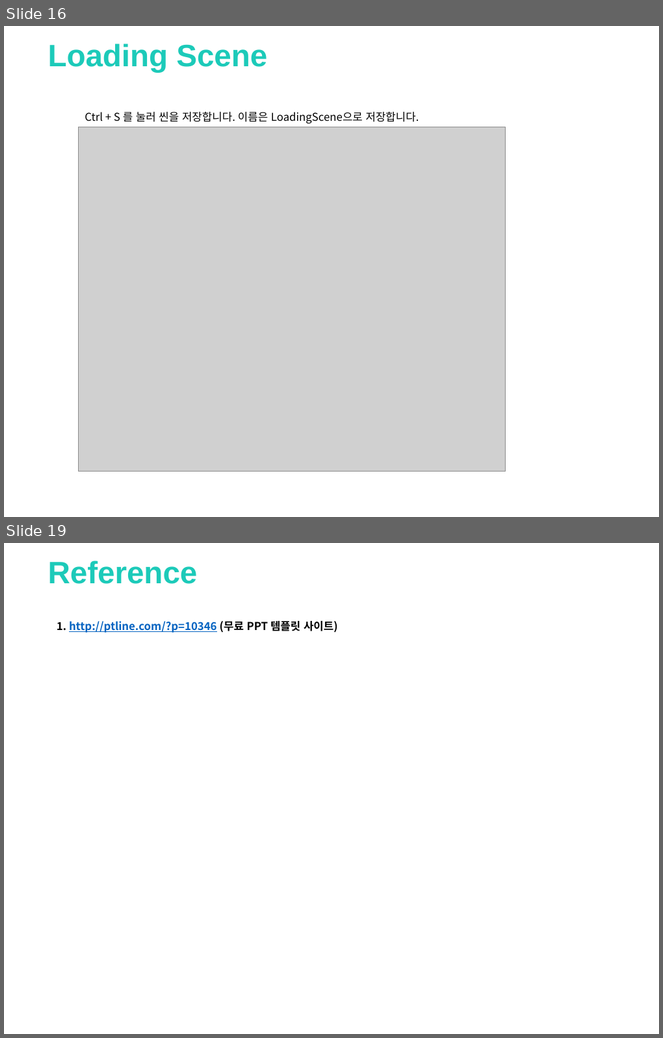
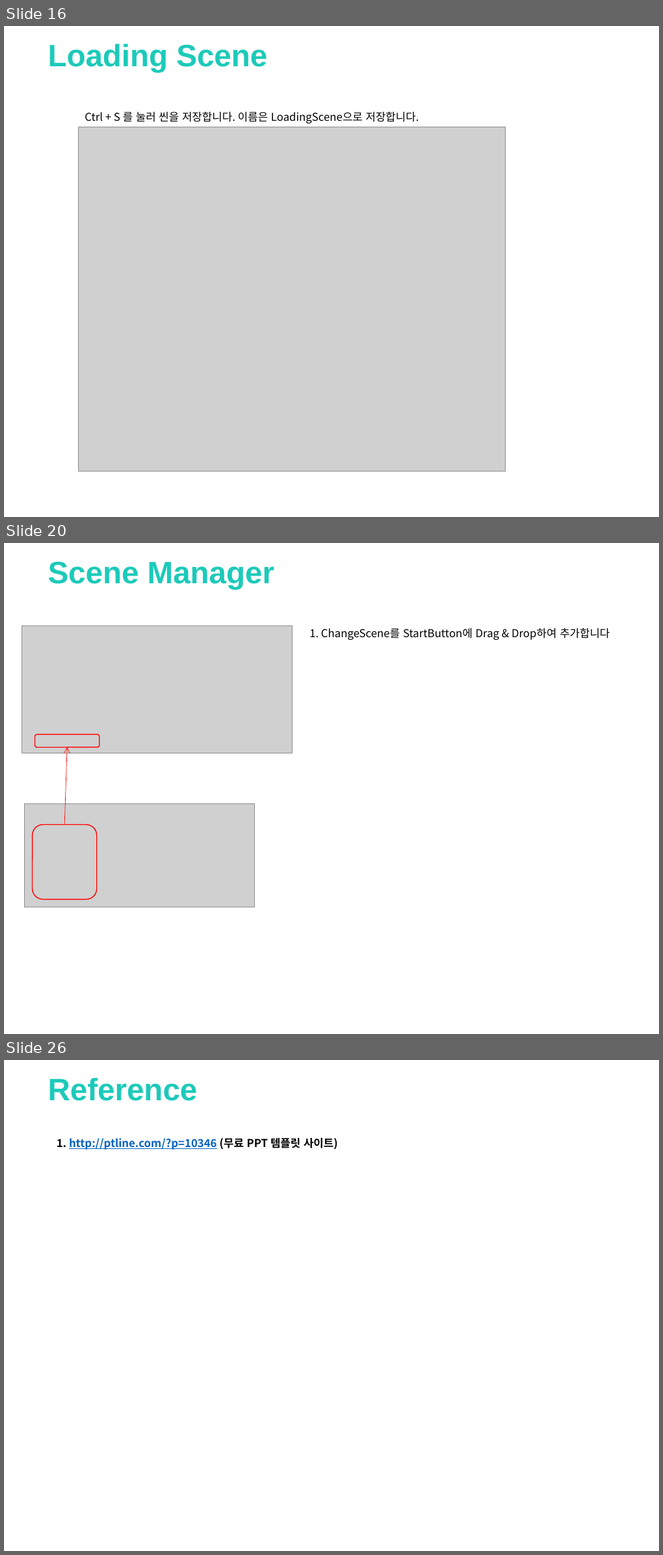
Before and after one commit to clianor/Unity-Final-Project, a slide deck: 기말과제.pptx. Shown one above the other, each under a label of ours: slides 16 and 19 before the commit, slides 16, 20 and 26 after it; the slides between them are not shown. The pictures are 663x1038 and 663x1555 pixels, drawn with LibreOffice and Linux fonts; fonts in the diff are those of the drawing; grey boxes stand for pictures; background and template pictures are left out. Boxes give left, top, right and bottom in pixels: in the first picture for what was removed or moved away, otherwise in the second. Text is boxed around its words. In the diff, an @@ line names an element or a change of style, - is before the commit and + after.

Commit message:
Loding Scene PPT Update

```diff
--- a/기말과제.pptx
+++ b/기말과제.pptx
@@ slide 20 added at (4,543,659,1034), background picture (left out) @@
@@ text added at (48,561,274,590), 34 pt, text #1CCAB9, bold @@
+Scene Manager
@@ picture added at (22,626,293,754) @@
@@ text added at (310,628,610,640), 12 pt, text #000000 @@
+1. ChangeScene를 StartButton에 Drag & Drop하여 추가합니다
@@ rounded rectangle added at (35,734,99,747), outline #FF0000 1 pt @@
@@ arrow added from (64, 824) to (67, 747), #FF0000 0.5 pt @@
@@ picture added at (24,804,254,907) @@
@@ rounded rectangle added at (32,824,96,899), outline #FF0000 1 pt @@
@@ what was slide 19 is now slide 26 @@
```
Also in this commit, not shown: 8 other slides added, 2 slides removed, 25 other files.
